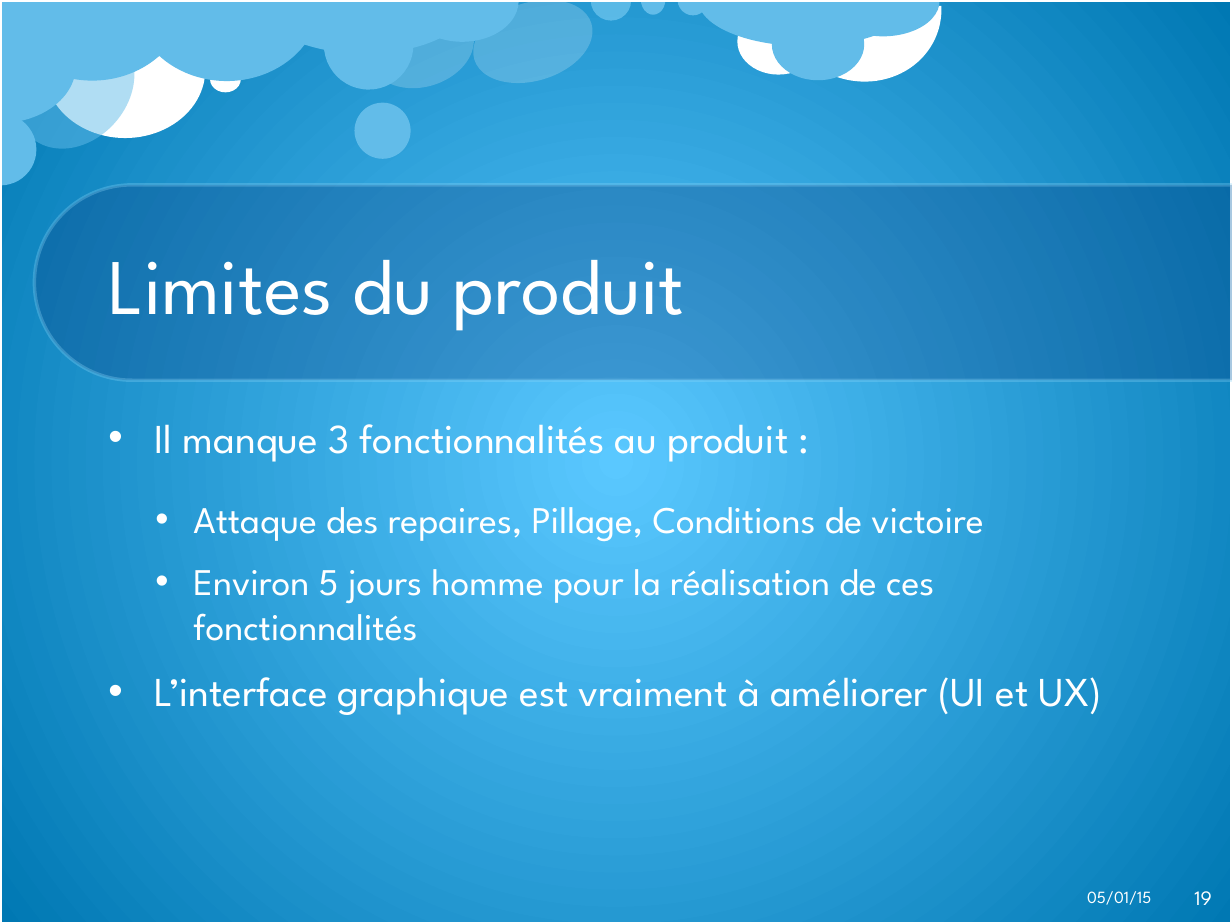
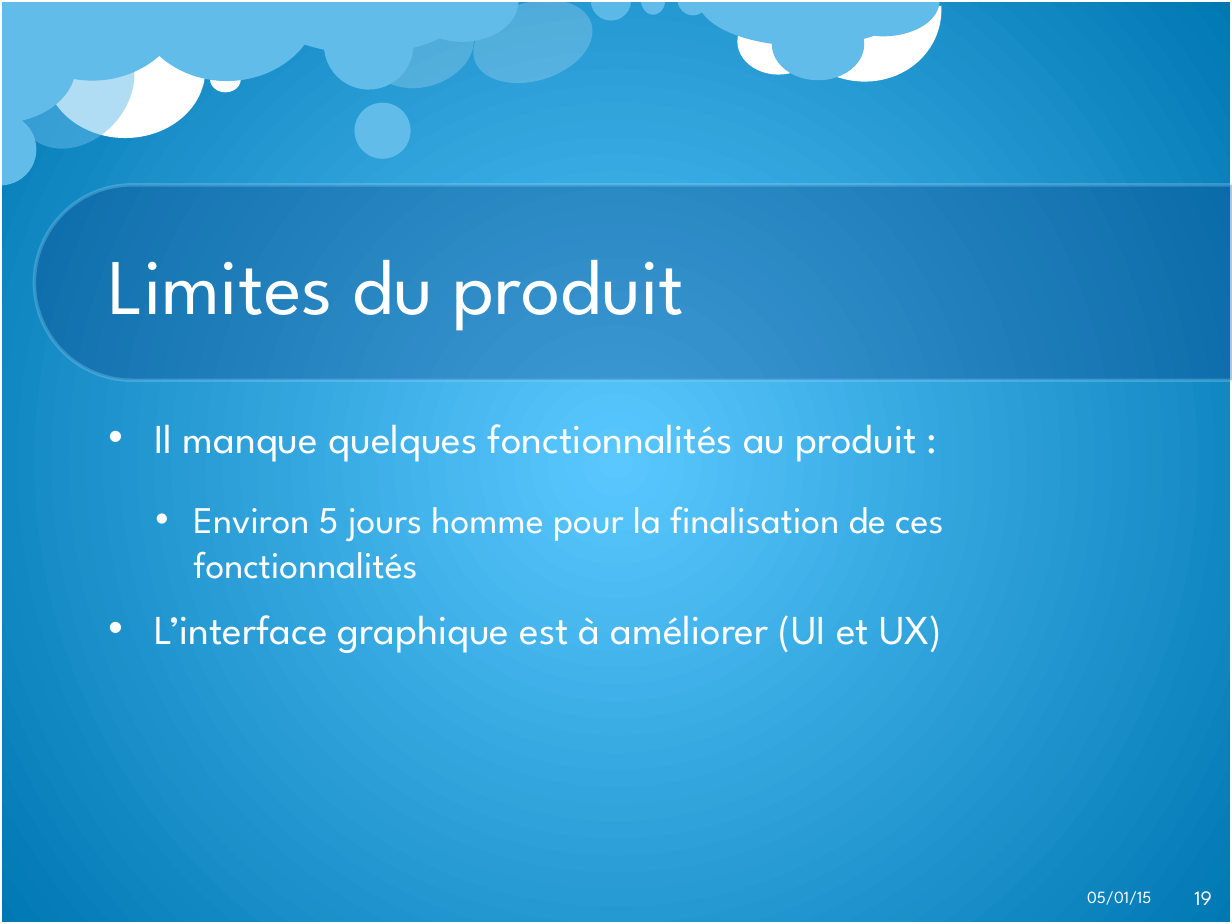
Before and after one commit to Aveys/Les-tresors-de-Java, a slide deck: slide 19 of Livraison/Soutenance.pptx. Drawn at 1232x924 pixels with LibreOffice and Linux fonts; fonts in the diff are those of the drawing; background and template pictures are left out. Boxes give left, top, right and bottom in pixels: in the first picture for what was removed or moved away, otherwise in the second. Text is boxed around its words. In the diff, an @@ line names an element or a change of style, - is before the commit and + after.

```diff
--- a/Livraison/Soutenance.pptx
+++ b/Livraison/Soutenance.pptx
@@ text at (x1=155, y1=424, x2=943, y2=653): text changed; size 22 to 24 pt @@
-• Il manque 3 fonctionnalités au produit :
-  • Attaque des repaires, Pillage, Conditions de victoire
-  • Environ 5 jours homme pour la réalisation de ces fonctionnalités
-• L’interface graphique est vraiment à améliorer (UI et UX)
+• Il manque quelques fonctionnalités au produit :
+  • Environ 5 jours homme pour la finalisation de ces fonctionnalités
+• L’interface graphique est à améliorer (UI et UX)
```
Also in this commit, not shown: 8 other slides changed, 1 other file.
